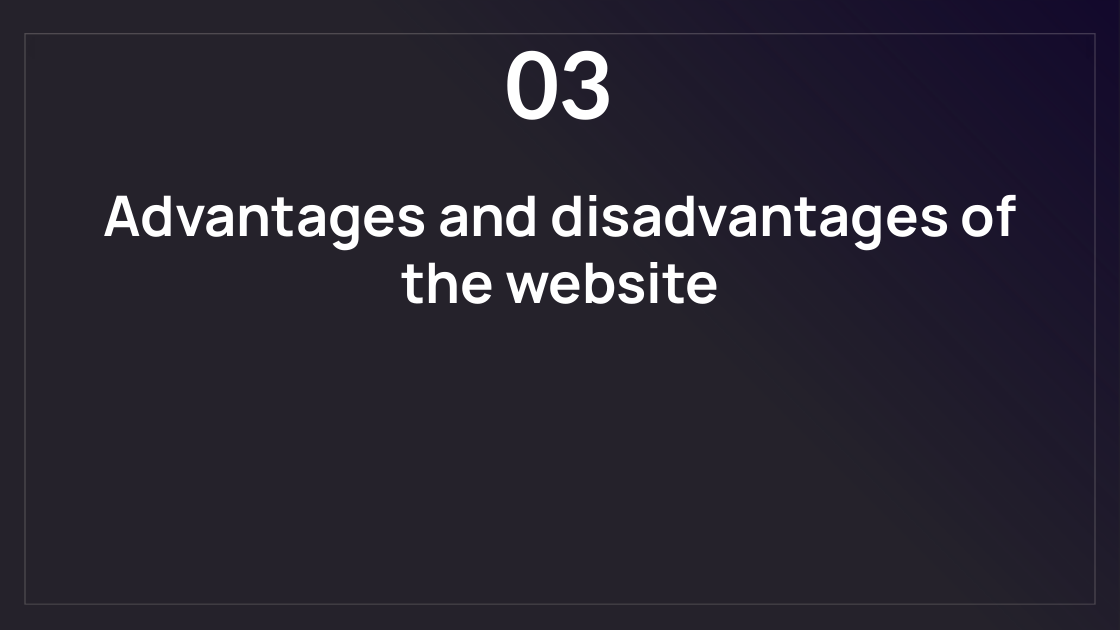
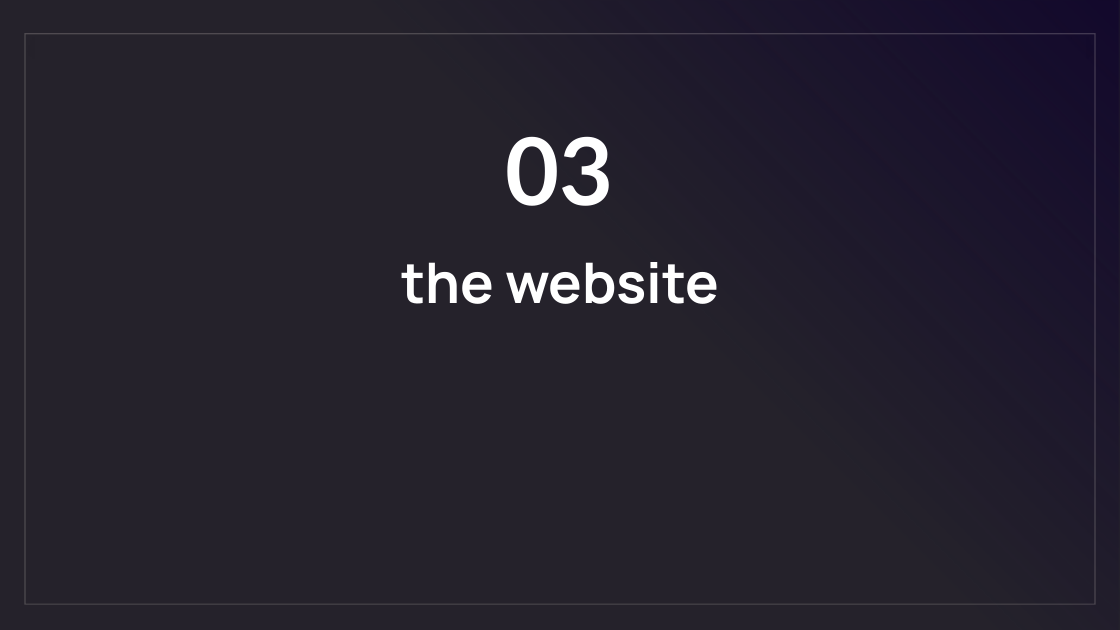
Before and after one commit to inktell/JSA, a slide deck: slide 6 of pp/ShopInk.pptx. Drawn at 1120x630 pixels with LibreOffice and Linux fonts; fonts in the diff are those of the drawing; background and template pictures are left out; a plain dark background stands for a picture behind light text. Boxes give left, top, right and bottom in pixels: in the first picture for what was removed or moved away, otherwise in the second. Text is boxed around its words. In the diff, an @@ line names an element or a change of style, - is before the commit and + after.

```diff
--- a/pp/ShopInk.pptx
+++ b/pp/ShopInk.pptx
@@ text "03": place and size @@
-text "03" at (506,50,614,120)
+text "03" at (506,136,614,206)
@@ title at (401,262,719,304): text changed @@
-Advantages and disadvantages of the website
+the website
```
Also in this commit, not shown: 3 other slides changed, 2 other files.
